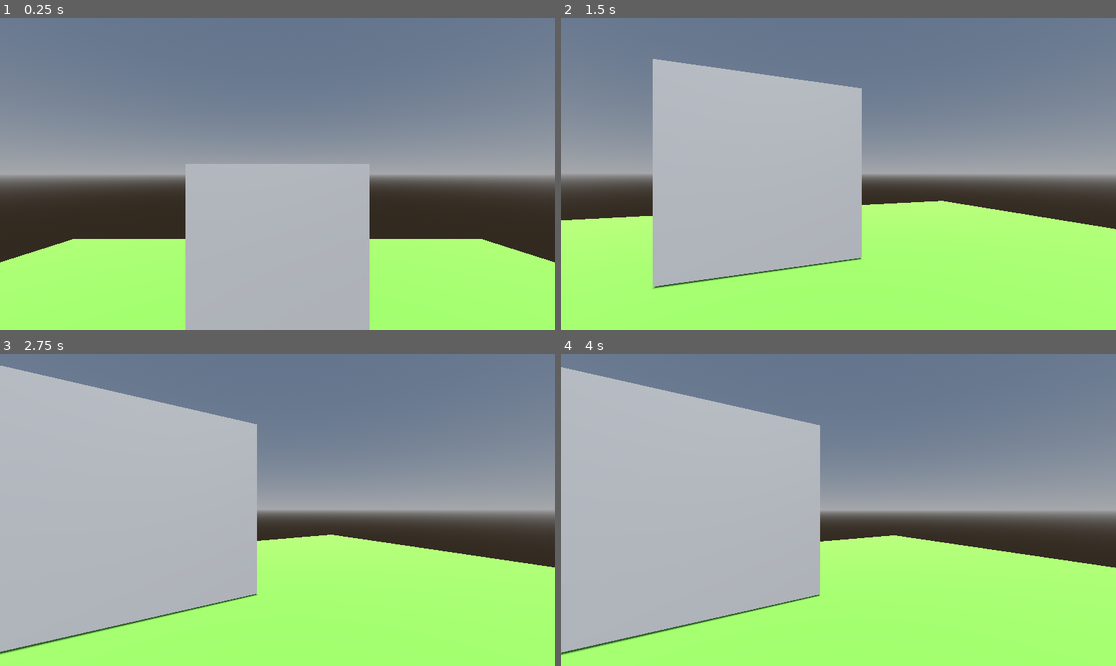
Above: before the commit, frames 1-4 (two rows, left to right).
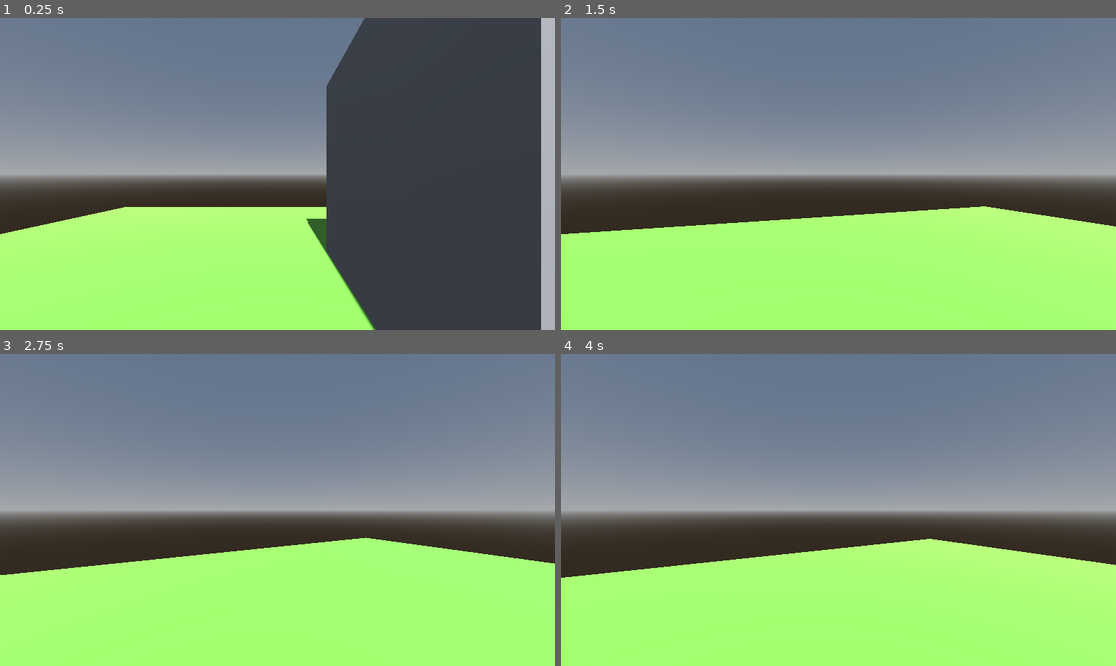
Above: after the commit, the same moments.

Repository: Xynthia/ShellShock
Game: Godot game, scene res://Scenes/testing_player_movement.tscn
The game is run twice, just before and just after one commit, with the same random seed, the same clock (stepped at 60 frames per second) and the same inputs. Before the commit the project starts from res://Scenes/testing_camera_movement.tscn.
Inputs (mouse positions are in pixels of both pictures, inside the frame that each line leads up to):
- Up to frame 1 (0.25 s): no input
- Up to frame 2 (1.5 s): move the mouse to (866, 174) at 0.52 s; hold D (TurnRight, bound only after the commit) 0.53-1.28 s; tap W (MoveFoward, bound only after the commit) at 0.6, 1.35 s; move the mouse to (810, 174) at 1.27 s; hold A (TurnLeft, bound only after the commit) from 1.28 s (still down)
- Up to frame 3 (2.75 s): move the mouse to (288, 503) at 2.02 s; release A (TurnLeft, bound only after the commit) at 2.03 s; hold D (TurnRight, bound only after the commit) from 2.03 s (still down); tap W (MoveFoward, bound only after the commit) at 2.1 s
- Up to frame 4 (4 s): move the mouse to (832, 516) at 2.77 s; tap W (MoveFoward, bound only after the commit) at 2.85, 3.6 s; move the mouse to (877, 513) at 3.52 s; release D (TurnRight, bound only after the commit) at 3.53 s; hold A (TurnLeft, bound only after the commit) from 3.53 s (still down)

The runs differ from the first frame. In frame 1, 55% of the frame differs, in the area x 0-100%, y 0-100%; in frame 2, 24%; in frame 3, 33%; in frame 4, 33%.
Error after the commit: Invalid access to property or key 'position' on a base object of type 'Nil'. (res://Scripts/Player/player.gd:128)

Commit message:
added walking between points
added walking between points, and a testing scene to test the movement between these points

Diff:
--- /dev/null
+++ b/Scenes/testing_player_movement.tscn
@@ -0,0 +1,52 @@
+[gd_scene load_steps=7 format=3 uid="uid://baawy5t14fd05"]
+
+[ext_resource type="Script" uid="uid://cqb6wk67h0q1m" path="res://Scripts/walking_points.gd" id="1_b6jca"]
+[ext_resource type="PackedScene" uid="uid://j80i225aqiqj" path="res://Scenes/walking_point.tscn" id="2_b6jca"]
+
+[sub_resource type="ProceduralSkyMaterial" id="ProceduralSkyMaterial_vccp3"]
+
+[sub_resource type="Sky" id="Sky_c50au"]
+sky_material = SubResource("ProceduralSkyMaterial_vccp3")
+
+[sub_resource type="Environment" id="Environment_ik7o5"]
+background_mode = 2
+sky = SubResource("Sky_c50au")
+
+[sub_resource type="StandardMaterial3D" id="StandardMaterial3D_b6jca"]
+albedo_color = Color(0.49411765, 0.78431374, 0.28627452, 1)
+
+[node name="TestingPlayerMovement" type="Node3D"]
+
+[node name="Environment" type="Node3D" parent="."]
+
+[node name="WorldEnvironment" type="WorldEnvironment" parent="Environment"]
+environment = SubResource("Environment_ik7o5")
+
+[node name="DirectionalLight3D" type="DirectionalLight3D" parent="Environment"]
+transform = Transform3D(1, 0, 0, 0, 0.7071068, 0.7071068, 0, -0.7071068, 0.7071068, 0, 20, 20)
+shadow_enabled = true
+
+[node name="CSGBox3D" type="CSGBox3D" parent="."]
+transform = Transform3D(1, 0, 0, 0, 1, 0, 0, 0, 1, 0, 2.5, -3.81)
+size = Vector3(5, 5, 5)
+
+[node name="Floor" type="CSGBox3D" parent="."]
+transform = Transform3D(1, 0, 0, 0, 1, 0, 0, 0, 1, 0, -0.1, 0)
+material_override = SubResource("StandardMaterial3D_b6jca")
+use_collision = true
+size = Vector3(30, 0.1, 30)
+
+[node name="WalkingPoints" type="Node3D" parent="."]
+script = ExtResource("1_b6jca")
+
+[node name="WalkingPoint1" parent="WalkingPoints" instance=ExtResource("2_b6jca")]
+transform = Transform3D(1, 0, 0, 0, 1, 0, 0, 0, 1, -3.987828, 0.465739, -0.16445118)
+
+[node name="WalkingPoint2" parent="WalkingPoints" instance=ExtResource("2_b6jca")]
+transform = Transform3D(1, 0, 0, 0, 1, 0, 0, 0, 1, -3.987828, 0.465739, -7.238601)
+
+[node name="WalkingPoint3" parent="WalkingPoints" instance=ExtResource("2_b6jca")]
+transform = Transform3D(1, 0, 0, 0, 1, 0, 0, 0, 1, 3.5309005, 0.465739, -7.238601)
+
+[node name="WalkingPoint4" parent="WalkingPoints" instance=ExtResource("2_b6jca")]
+transform = Transform3D(1, 0, 0, 0, 1, 0, 0, 0, 1, 3.5309005, 0.465739, -0.22596908)
--- a/Scenes/trauma_causer.tscn
+++ b/Scenes/trauma_causer.tscn
@@ -1,6 +1,6 @@
 [gd_scene load_steps=2 format=3 uid="uid://hj4haspcrn3y"]
 
-[ext_resource type="Script" uid="uid://dobsg2hdl8e25" path="res://trauma_causer.gd" id="1_f1ote"]
+[ext_resource type="Script" uid="uid://dobsg2hdl8e25" path="res://Scripts/trauma_causer.gd" id="1_f1ote"]
 
 [node name="TraumaCauser" type="Area3D"]
 script = ExtResource("1_f1ote")
--- /dev/null
+++ b/Scenes/walking_point.tscn
@@ -0,0 +1,4 @@
+[gd_scene format=3 uid="uid://j80i225aqiqj"]
+
+[node name="WalkingPoint" type="VisibleOnScreenNotifier3D"]
+aabb = AABB(-0.5, -0.5, -0.5, 1, 1, 1)
--- a/Scripts/Player/player.gd
+++ b/Scripts/Player/player.gd
@@ -1,5 +1,10 @@
 class_name Player
 extends CharacterBody3D
+
+var id : int
+
+@export_subgroup("Mouse settings")
+@export_range(1, 100, 1) var mouse_sensitivity: int = 50
 
 @onready var camera_pivot: Area3D = $CameraPivot
 
@@ -10,18 +15,45 @@
 var camera_move_timer : float
 var camera_move_time : float
 
-@export_subgroup("Mouse settings")
-@export_range(1, 100, 1) var mouse_sensitivity: int = 50
 
+var current_walk_point : VisibleOnScreenNotifier3D
+var last_walk_point : VisibleOnScreenNotifier3D
+var looking_at_walk_point : VisibleOnScreenNotifier3D
 
-func _enter_tree() -> void:
-	GameManager.player = self
+enum look_dir {LEFT, MIDDLE, RIGHT}
+
+func _init() -> void:
+	id = 1
 
 func _ready() -> void:
 	Input.set_mouse_mode(Input.MOUSE_MODE_CAPTURED)
-	#Input.set_use_accumulated_input(false)
+
+
 
 func _physics_process(delta: float) -> void:
+	if current_walk_point != null:
+		set_new_position(current_walk_point)
+
+	looking_at_walk_point = get_looking_at_walk_point()
+
+	if looking_at_walk_point && looking_at_walk_point != current_walk_point && Input.is_action_just_pressed("MoveFoward"):
+		set_new_position(looking_at_walk_point)
+
+
+	if looking_at_walk_point == null:
+		turn_to_walk_point(look_dir.MIDDLE)
+
+	if looking_at_walk_point == last_walk_point:
+		turn_to_walk_point(look_dir.RIGHT)
+	#else:
+		#turn_to_walk_point(look_dir.LEFT)
+
+	if Input.is_action_just_pressed("TurnLeft"):
+		turn_to_walk_point(look_dir.LEFT)
+
+	if Input.is_action_just_pressed("TurnRight"):
+		turn_to_walk_point(look_dir.RIGHT)
+
 	# Add the gravity.
 	if not is_on_floor():
 		velocity += get_gravity() * delta
@@ -52,3 +84,45 @@
 			lastMouseMove = lastFrame
 			screen_relative *= mouse_sensitivity
 			screen_relative *= degrees_per_unit
+
+func set_new_position(new_position: VisibleOnScreenNotifier3D) -> void:
+	last_walk_point = current_walk_point
+	current_walk_point = new_position
+	position = new_position.position
+
+
+func get_looking_at_walk_point() -> VisibleOnScreenNotifier3D:
+	var points_next_to_current_point : Array = GameManager.walking_points.check_points_next_to_current_point(current_walk_point)
+
+	for walk_point : VisibleOnScreenNotifier3D in points_next_to_current_point:
+		if walk_point.is_on_screen():
+			return walk_point
+
+	return null
+
+func turn_to_walk_point(direction: int) -> void:
+	var points_next_to_current_point : Array = GameManager.walking_points.check_points_next_to_current_point(current_walk_point)
+	var first_point_next_to_current_point : VisibleOnScreenNotifier3D
+
+	# doesnt work because the left or rigth side depends on how the player walks but should be on how the player is facing.
+
+
+
+
+	if direction == look_dir.MIDDLE:
+		if points_next_to_current_point.size() <= 2:
+			pass
+		else:
+			first_point_next_to_current_point = points_next_to_current_point[1]
+	elif direction == look_dir.LEFT:
+		if points_next_to_current_point.size() <= 2:
+			first_point_next_to_current_point = points_next_to_current_point[0]
+		else:
+			first_point_next_to_current_point = points_next_to_current_point[0]
+	elif direction == look_dir.RIGHT:
+		if points_next_to_current_point.size() <= 2:
+			first_point_next_to_current_point = points_next_to_current_point[1]
+		else:
+			first_point_next_to_current_point = points_next_to_current_point[2]
+
+	look_at(first_point_next_to_current_point.position, up_direction)
--- a/Scripts/game_manager.gd
+++ b/Scripts/game_manager.gd
@@ -1,12 +1,20 @@
 extends Node
 
 @export var player : Player
+const PLAYER_CLASS = preload("res://Scenes/player.tscn")
+
+@export var walking_points : WalkingPoints
 
 # Called when the node enters the scene tree for the first time.
 func _ready() -> void:
-	pass
+	start_game()
 
 
 # Called every frame. 'delta' is the elapsed time since the previous frame.
 func _process(delta: float) -> void:
 	pass
+
+func start_game() -> void:
+	var new_player = PLAYER_CLASS.instantiate()
+	player = new_player
+	add_child(player)
--- a/Scripts/testing_trauma_causer.gd
+++ b/Scripts/testing_trauma_causer.gd
@@ -2,5 +2,6 @@
 
 @onready var trauma_causer: Area3D = $TraumaCauser
 
+
 func _on_trauma_causer_body_entered(body: Node3D) -> void:
 	trauma_causer.cause_trauma()
--- /dev/null
+++ b/Scripts/walking_points.gd
@@ -0,0 +1,41 @@
+class_name WalkingPoints
+extends Node3D
+
+@onready var walking_point_1: VisibleOnScreenNotifier3D = $WalkingPoint1
+@onready var walking_point_2: VisibleOnScreenNotifier3D = $WalkingPoint2
+@onready var walking_point_3: VisibleOnScreenNotifier3D = $WalkingPoint3
+@onready var walking_point_4: VisibleOnScreenNotifier3D = $WalkingPoint4
+
+
+
+@onready var starting_point: VisibleOnScreenNotifier3D = walking_point_1
+
+
+
+
+# Called when the node enters the scene tree for the first time.
+func _ready() -> void:
+	GameManager.walking_points = self
+	GameManager.player.current_walk_point = starting_point
+
+
+
+func check_points_next_to_current_point(current_point : VisibleOnScreenNotifier3D) -> Array:
+	var points_next_to_current_point : Array[VisibleOnScreenNotifier3D]
+
+	# points at the top will be the next looking at point for player. if you want a specific point to show first over another then that has to be on the top.
+	match current_point:
+		walking_point_1:
+			points_next_to_current_point.push_back(walking_point_2)
+			points_next_to_current_point.push_back(walking_point_4)
+		walking_point_2:
+			points_next_to_current_point.push_back(walking_point_3)
+			points_next_to_current_point.push_back(walking_point_1)
+		walking_point_3:
+			points_next_to_current_point.push_back(walking_point_4)
+			points_next_to_current_point.push_back(walking_point_2)
+		walking_point_4:
+			points_next_to_current_point.push_back(walking_point_1)
+			points_next_to_current_point.push_back(walking_point_3)
+
+	return points_next_to_current_point
--- a/project.godot
+++ b/project.godot
@@ -11,10 +11,33 @@
 [application]
 
 config/name="ShellShock"
-run/main_scene="uid://v6i5l0y1ok8i"
+run/main_scene="uid://baawy5t14fd05"
 config/features=PackedStringArray("4.5", "Forward Plus")
 config/icon="res://icon.svg"
 
 [autoload]
 
 GameManager="*res://Scripts/game_manager.gd"
+
+[input]
+
+MoveFoward={
+"deadzone": 0.2,
+"events": [Object(InputEventKey,"resource_local_to_scene":false,"resource_name":"","device":-1,"window_id":0,"alt_pressed":false,"shift_pressed":false,"ctrl_pressed":false,"meta_pressed":false,"pressed":false,"keycode":0,"physical_keycode":87,"key_label":0,"unicode":119,"location":0,"echo":false,"script":null)
+]
+}
+TurnRight={
+"deadzone": 0.2,
+"events": [Object(InputEventKey,"resource_local_to_scene":false,"resource_name":"","device":-1,"window_id":0,"alt_pressed":false,"shift_pressed":false,"ctrl_pressed":false,"meta_pressed":false,"pressed":false,"keycode":0,"physical_keycode":68,"key_label":0,"unicode":100,"location":0,"echo":false,"script":null)
+]
+}
+TurnLeft={
+"deadzone": 0.2,
+"events": [Object(InputEventKey,"resource_local_to_scene":false,"resource_name":"","device":-1,"window_id":0,"alt_pressed":false,"shift_pressed":false,"ctrl_pressed":false,"meta_pressed":false,"pressed":false,"keycode":0,"physical_keycode":65,"key_label":0,"unicode":97,"location":0,"echo":false,"script":null)
+]
+}
+FallBack={
+"deadzone": 0.2,
+"events": [Object(InputEventKey,"resource_local_to_scene":false,"resource_name":"","device":-1,"window_id":0,"alt_pressed":false,"shift_pressed":false,"ctrl_pressed":false,"meta_pressed":false,"pressed":false,"keycode":0,"physical_keycode":32,"key_label":0,"unicode":32,"location":0,"echo":false,"script":null)
+]
+}
Renamed: trauma_causer.gd -> Scripts/trauma_causer.gd
Renamed: trauma_causer.gd.uid -> Scripts/trauma_causer.gd.uid
Not shown, added: Scripts/walking_points.gd.uid
